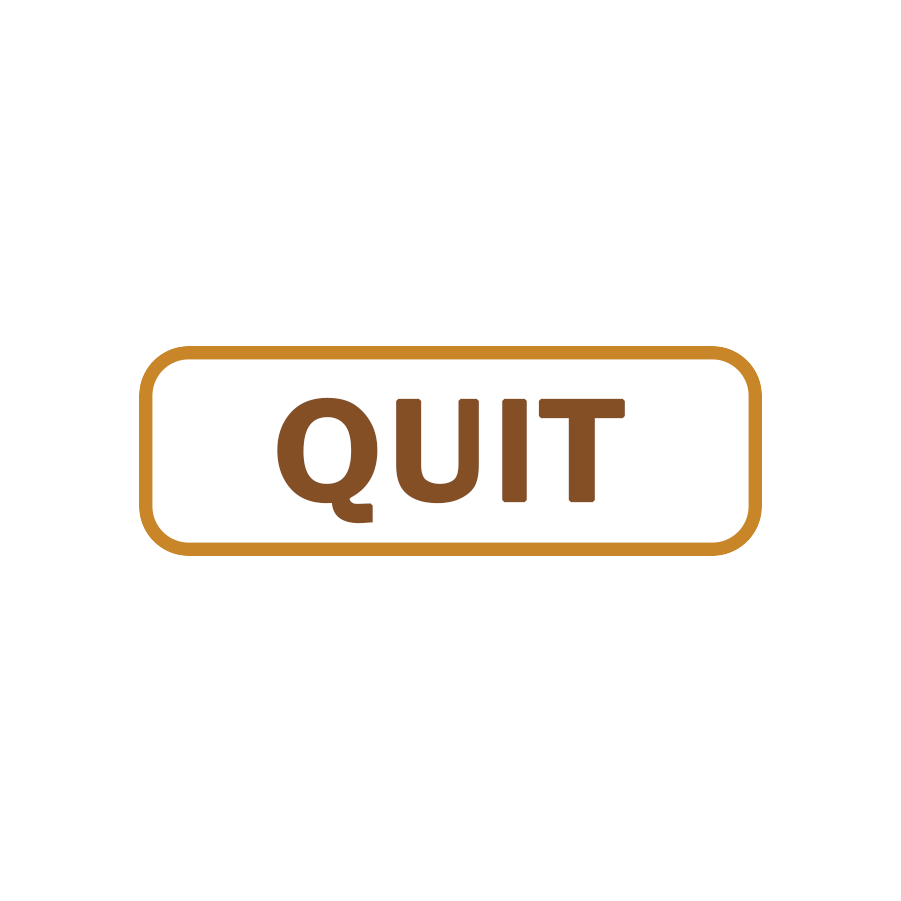
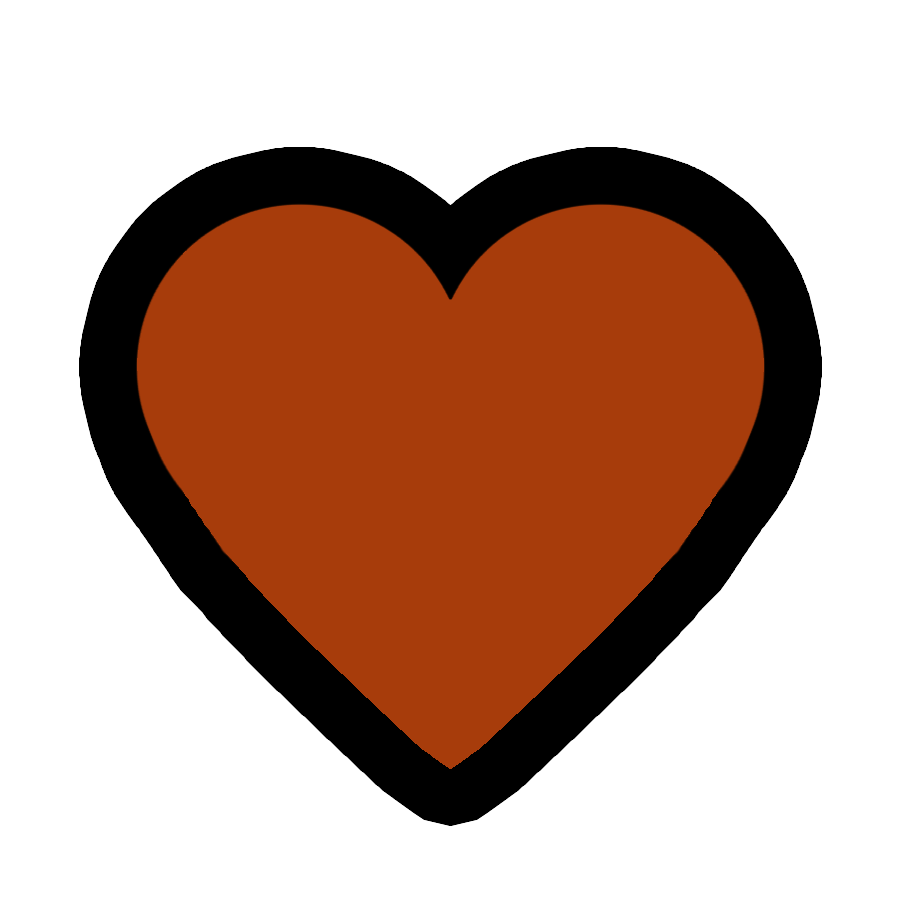
Before/after of a 901 × 901 layered artwork. What changed in the layer stack:
added layer "Layer 1" above "Return" over [135, 203, 766, 769]
hid "QUIT" over [277, 397, 625, 524]
hid "Blank" over [139, 346, 762, 556]